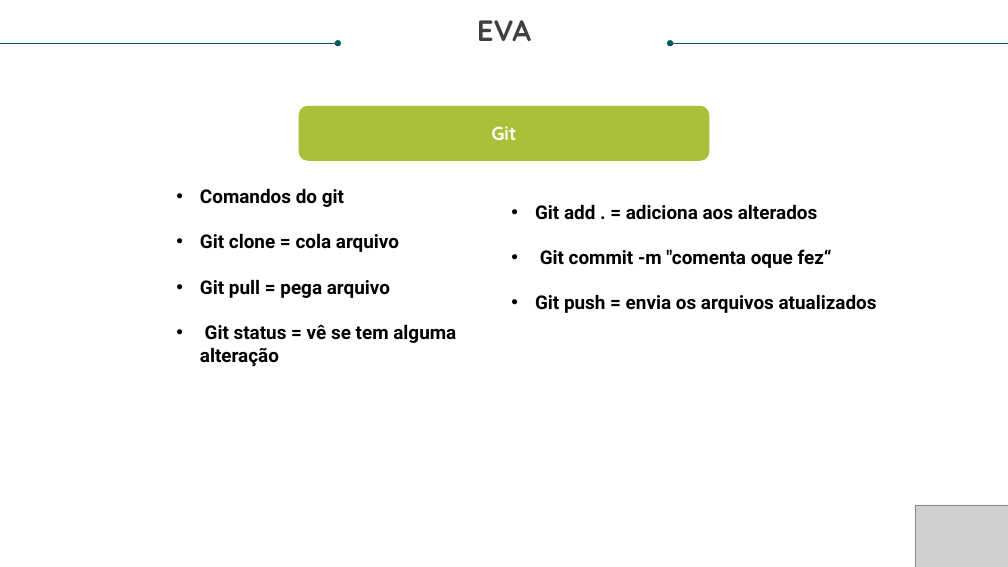
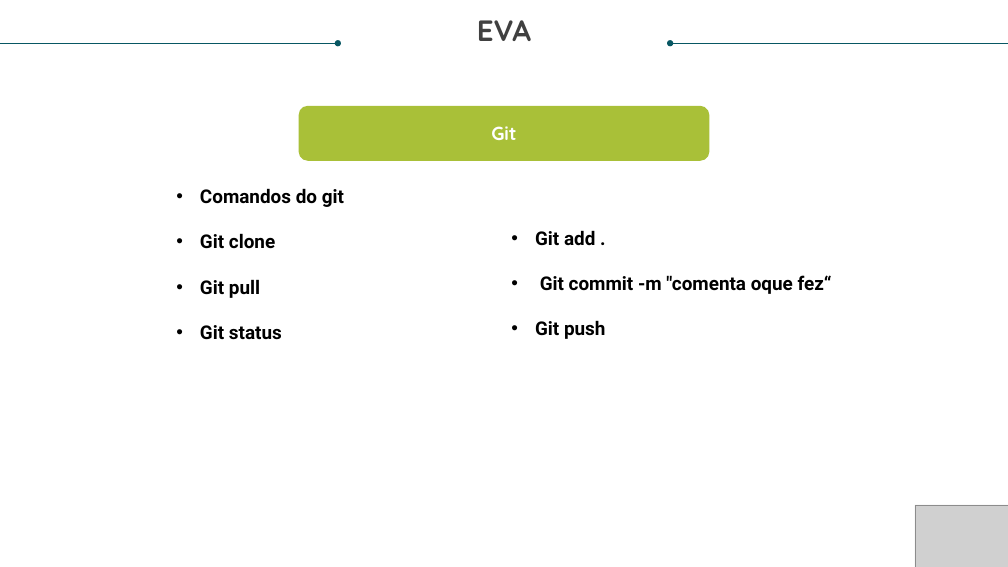
Before and after one commit to YuriJVedovate/EVA_projeto, a slide deck: slide 14 of APRESENTAÇÃO/Sprint 1 ATUALIZADO 1 [Salvo automaticamente].pptx. Drawn at 1008x567 pixels with LibreOffice and Linux fonts; fonts in the diff are those of the drawing; grey boxes stand for pictures. Boxes give left, top, right and bottom in pixels: in the first picture for what was removed or moved away, otherwise in the second. Text is boxed around its words. In the diff, an @@ line names an element or a change of style, - is before the commit and + after.

```diff
--- a/APRESENTAÇÃO/Sprint 1 ATUALIZADO 1 [Salvo automaticamente].pptx
+++ b/APRESENTAÇÃO/Sprint 1 ATUALIZADO 1 [Salvo automaticamente].pptx
@@ text at (200,233,282,340): text changed @@
-• Git clone = cola arquivo
-• Git pull = pega arquivo
-• Git status = vê se tem alguma
-alteração
+• Git clone
+• Git pull
+• Git status
@@ text "Git add .": place and size @@
-text "Git add ." at (535,204,877,313)
+text "Git add ." at (535,230,832,294)
@@ text at (535,230,595,246): text changed @@
-• Git add . = adiciona aos alterados
+• Git add .
@@ text at (535,294,877,313): text changed @@
-• Git push = envia os arquivos atualizados
+• Git push
```
Also in this commit, not shown: 1 other slide changed, 1 other file.
